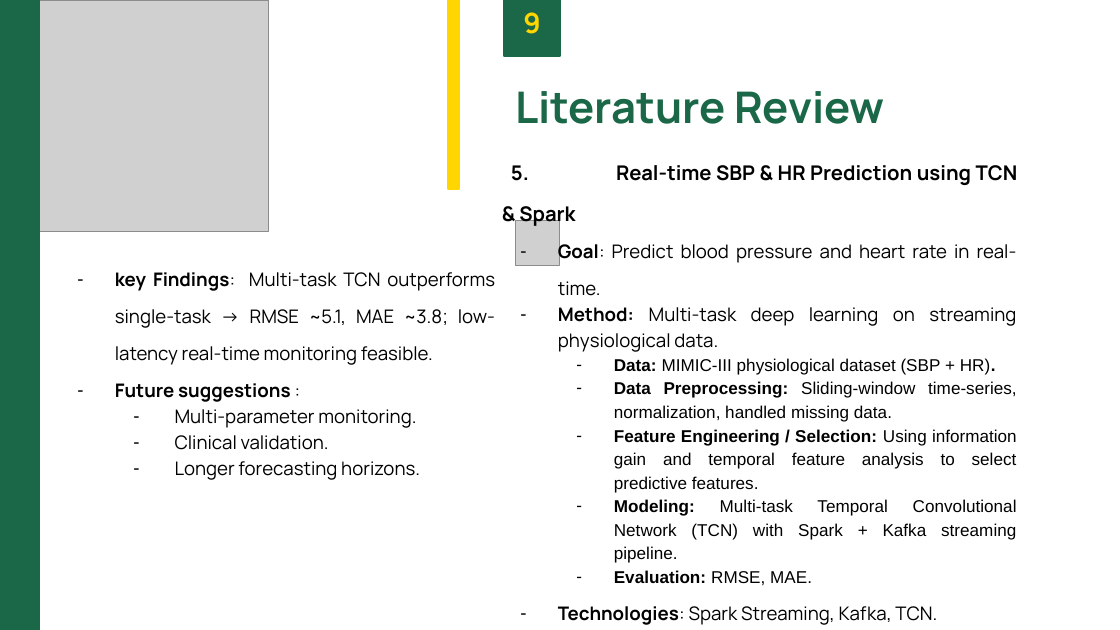
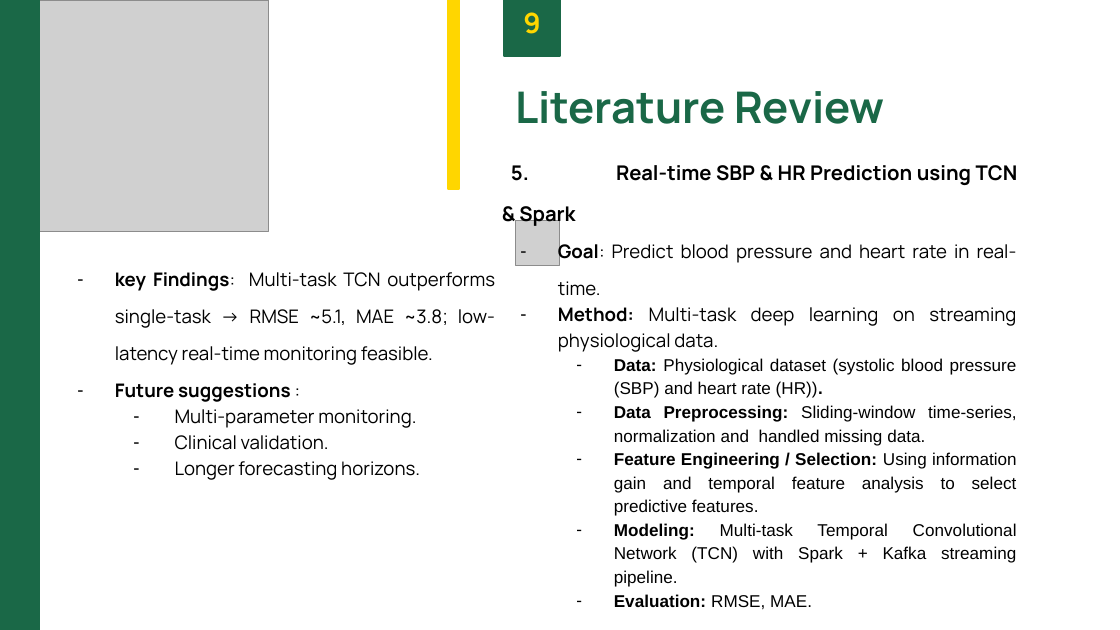
Before and after one commit to be-great/Big_Data_Analytics_in_Healthcare, a slide deck: slide 11 of Bigdata.pptx. Drawn at 1120x630 pixels with LibreOffice and Linux fonts; fonts in the diff are those of the drawing; grey boxes stand for pictures. Boxes give left, top, right and bottom in pixels: in the first picture for what was removed or moved away, otherwise in the second. Text is boxed around its words. In the diff, an @@ line names an element or a change of style, - is before the commit and + after.

```diff
--- a/Bigdata.pptx
+++ b/Bigdata.pptx
@@ text at <box>614,358,1017,446</box>: text changed @@
-  – Data: MIMIC-III physiological dataset (SBP + HR).
-  – Data Preprocessing: Sliding-window time-series, normalization, handled missing data.
+  – Data: Physiological dataset (systolic blood pressure (SBP) and heart rate (HR)).
+  – Data Preprocessing: Sliding-window time-series, normalization and handled missing data.
```
Also in this commit, not shown: 12 other slides changed, 1 slide added, 1 other file.
